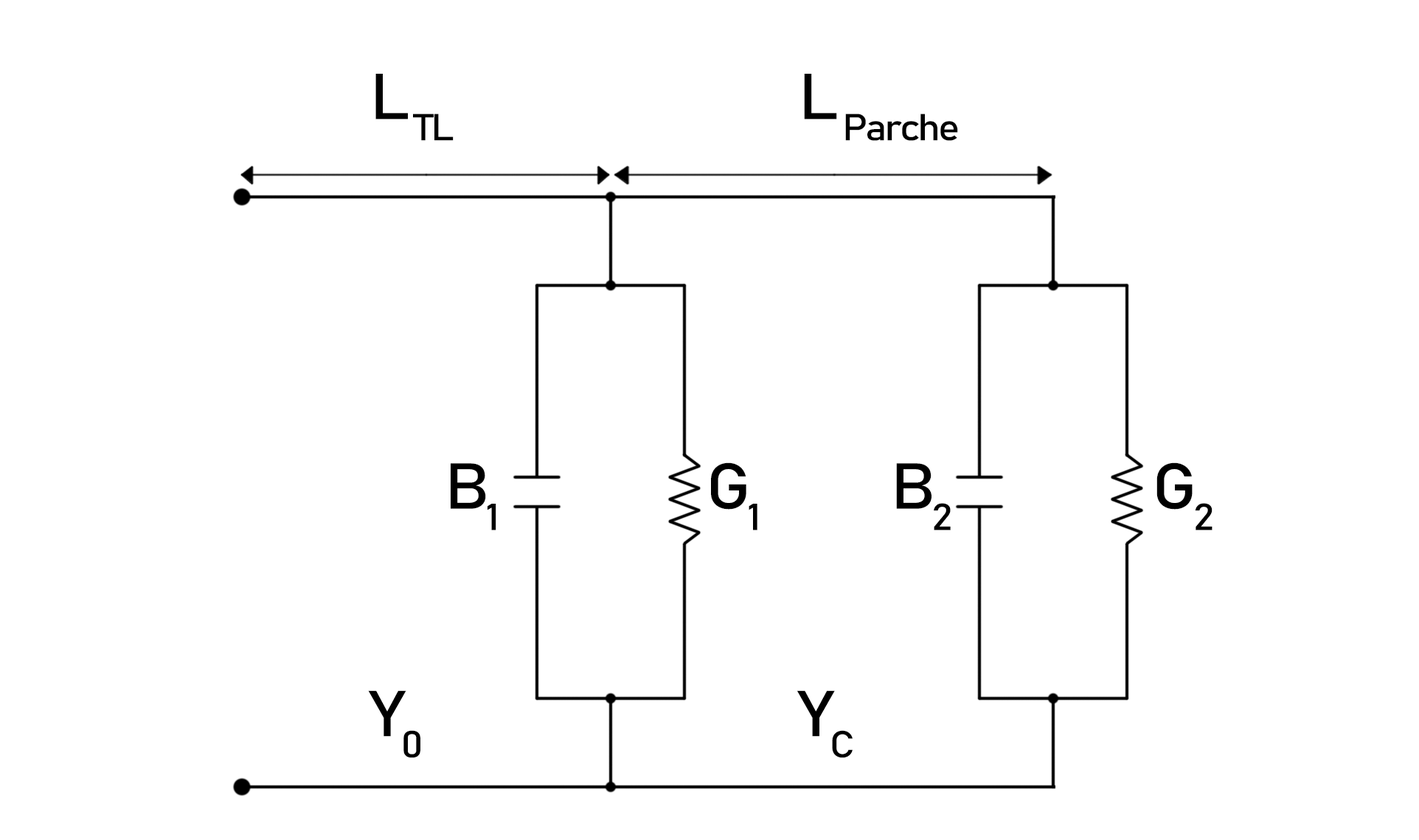
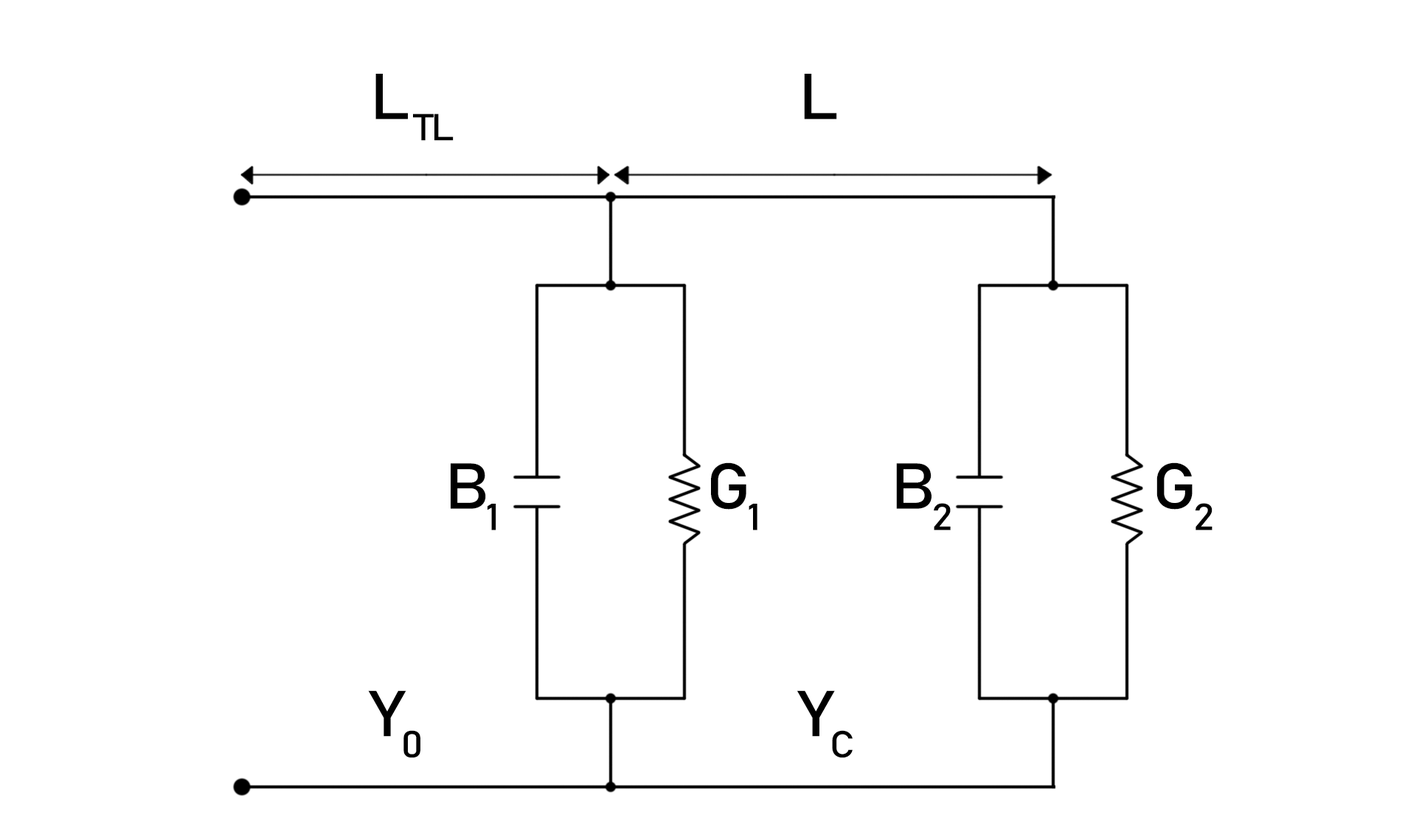
Two versions of the same layered image (w=1419, h=840). Layer-by-layer changes:
renamed "L Parche" to "L", painted on it over [844, 113, 958, 141]
